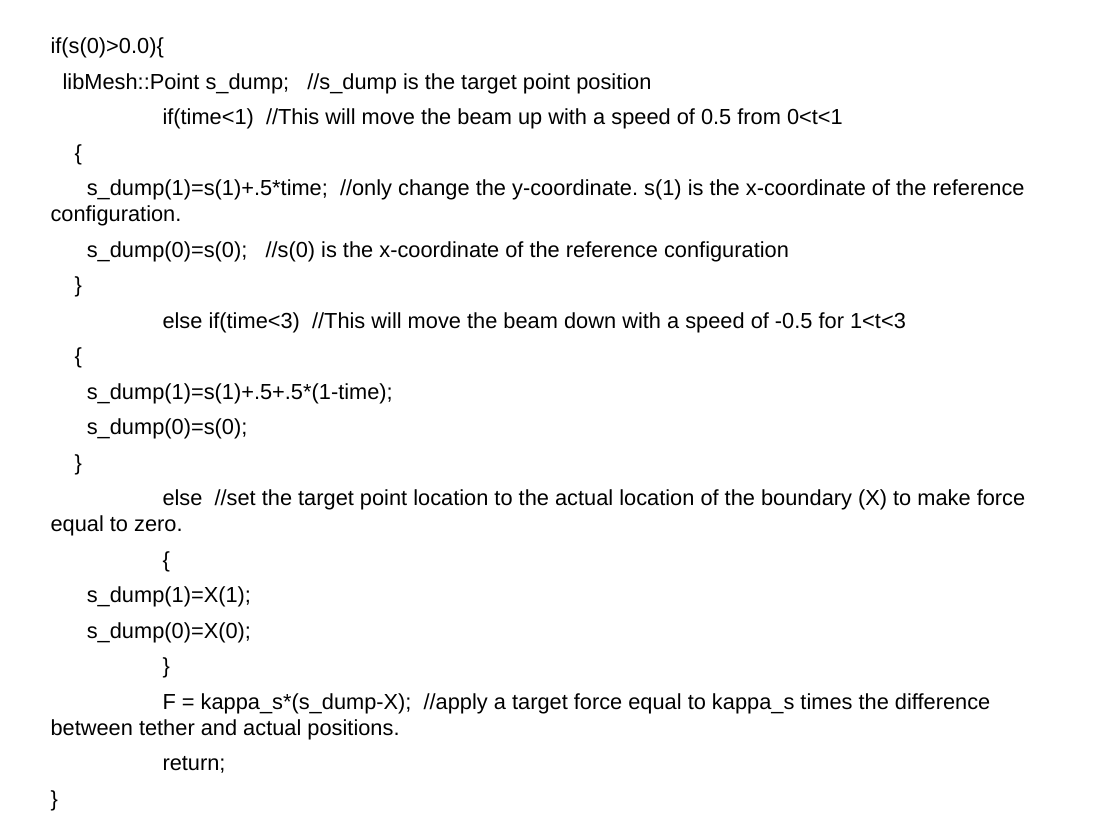
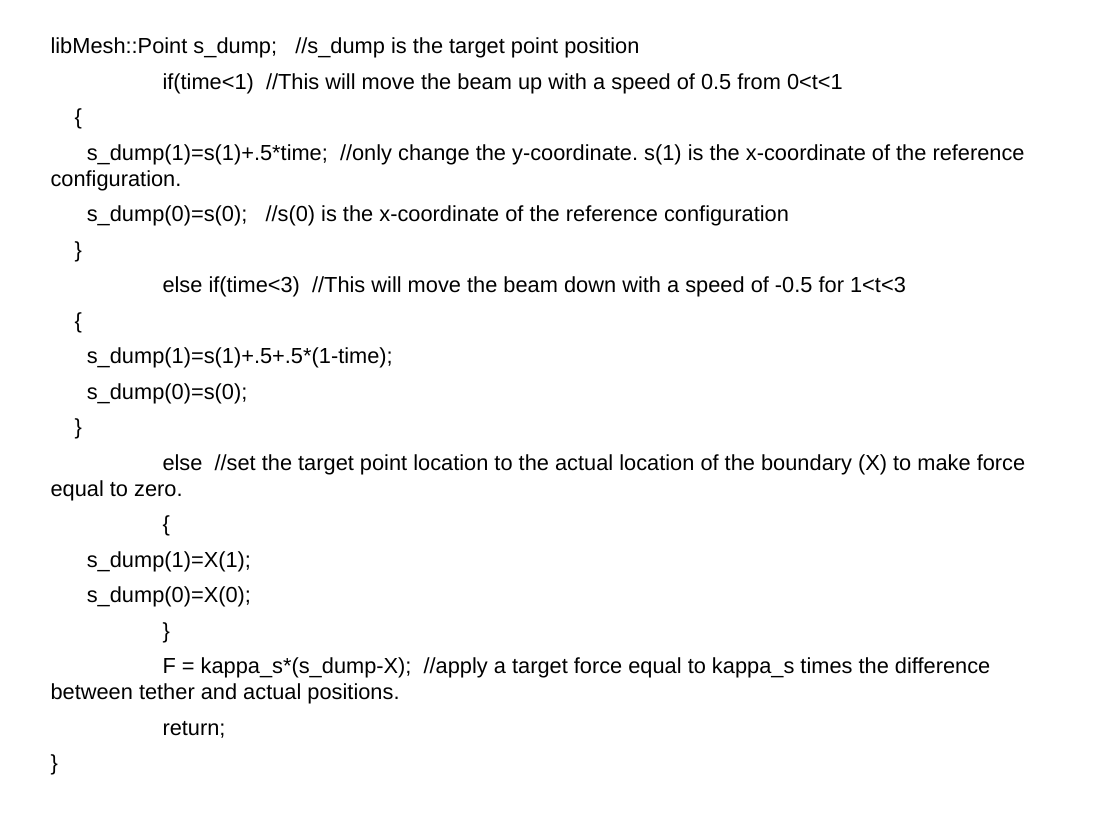
Before and after one commit to fairyflies9/IBAMR-Tutorials, a slide deck: slide 11 of IBFE Lectures/1-IBFE Getting Starting and Visualizing a Mesh.pptx. Drawn at 1120x840 pixels with LibreOffice and Linux fonts; fonts in the diff are those of the drawing. Boxes give left, top, right and bottom in pixels: in the first picture for what was removed or moved away, otherwise in the second. Text is boxed around its words. In the diff, an @@ line names an element or a change of style, - is before the commit and + after.

```diff
--- a/IBFE Lectures/1-IBFE Getting Starting and Visualizing a Mesh.pptx
+++ b/IBFE Lectures/1-IBFE Getting Starting and Visualizing a Mesh.pptx
@@ text at <box>51,37,164,58</box>: paragraph removed @@
-if(s(0)>0.0){
```
Also in this commit, not shown: 1 slide added, 52 other files.
